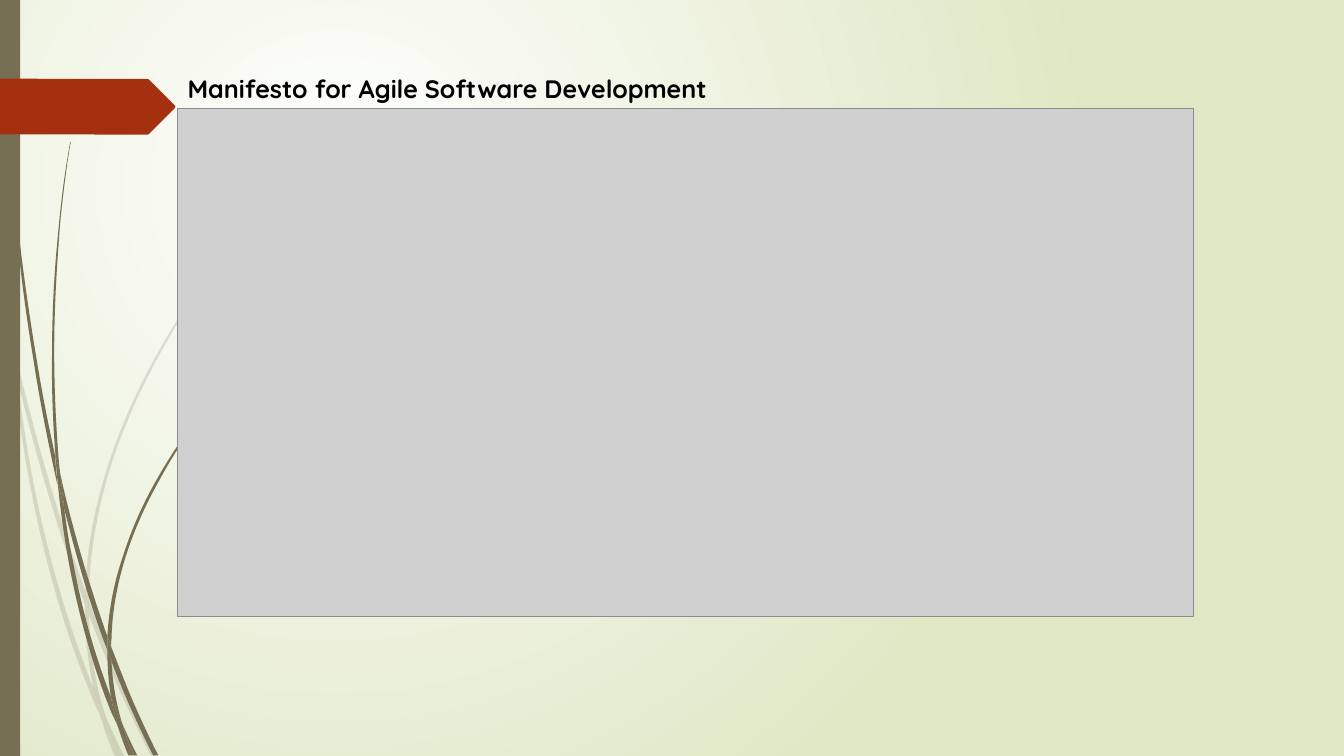
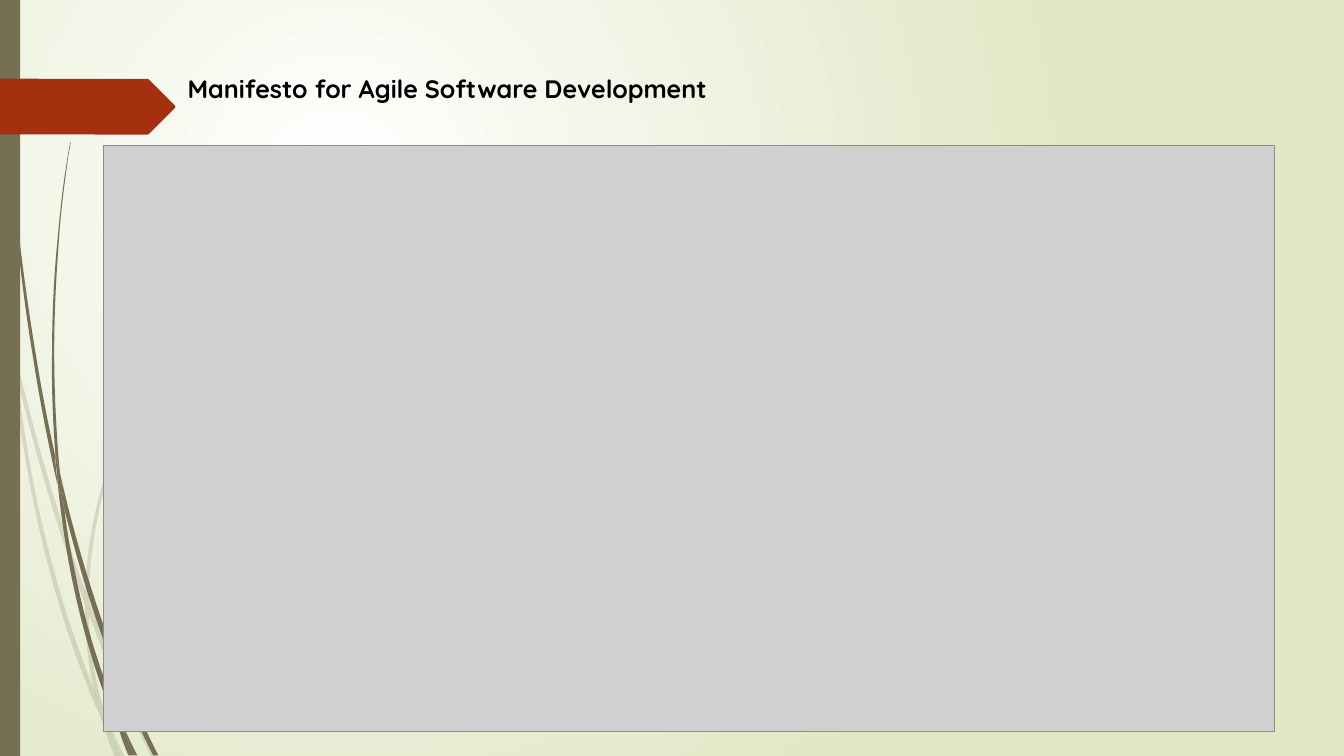
Before and after one commit to mohammadbtc100/courses, a slide deck: slide 5 of Software Engineering/00-Software-Engineering-Agile.pptx. Drawn at 1344x756 pixels with LibreOffice and Linux fonts; fonts in the diff are those of the drawing; grey boxes stand for pictures. Boxes give left, top, right and bottom in pixels: in the first picture for what was removed or moved away, otherwise in the second. Text is boxed around its words. In the diff, an @@ line names an element or a change of style, - is before the commit and + after.

```diff
--- a/Software Engineering/00-Software-Engineering-Agile.pptx
+++ b/Software Engineering/00-Software-Engineering-Agile.pptx
@@ picture: place and size @@
-picture at (177, 109, 1194, 617)
+picture at (103, 146, 1274, 732)
@@ freeform shape removed at (107, 347, 262, 646) @@
@@ freeform shape removed at (107, 650, 122, 725) @@
@@ freeform shape removed at (107, 636, 111, 661) @@
```
Also in this commit, not shown: 2 other slides changed, 1 other file.
